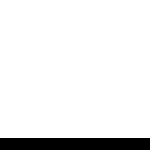
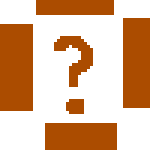
The second 150×150 image is a revision of the first. Changes to its layers:
hid "wallBot" over (0, 138, 150, 150)
added layer "unknown" over (0, 0, 150, 150)
